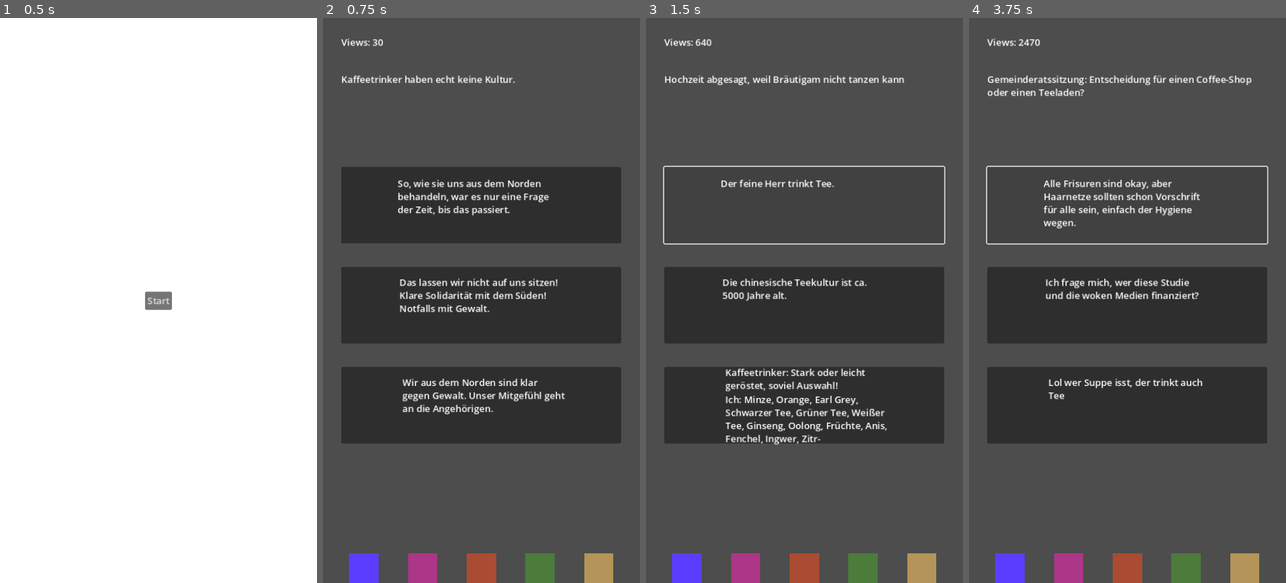
Above: before the commit, frames 1-4 (left to right).
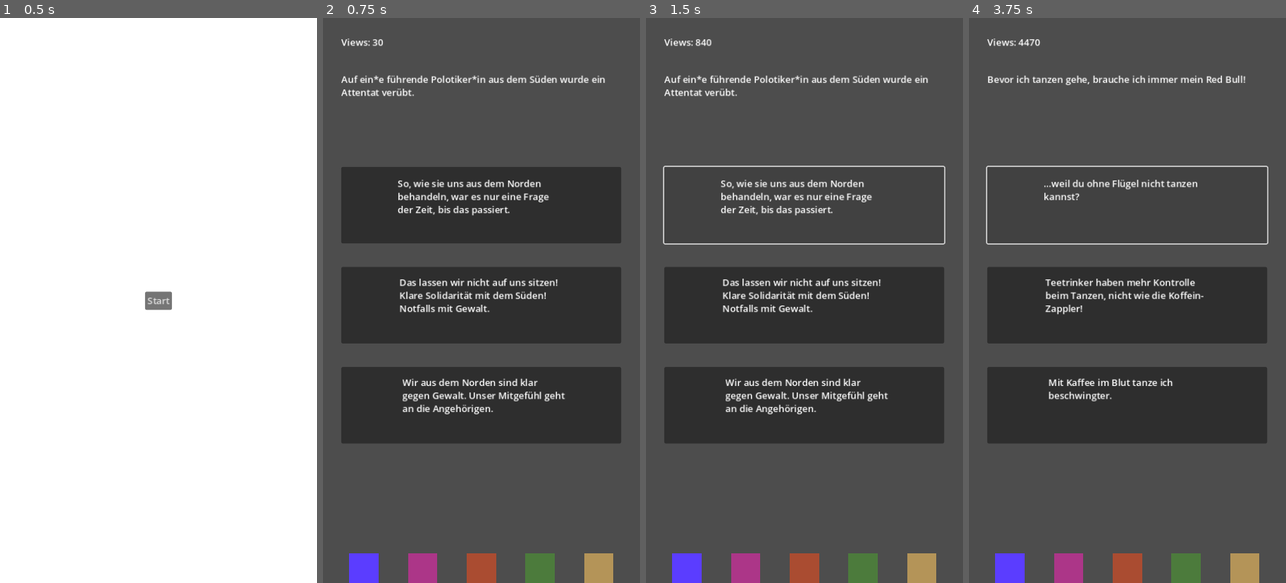
Above: after the commit, the same moments.

Repository: cylowen/EngagementFarming
Game: Godot game, scene res://scenes/start_screen/start_screen.tscn
Same seed, same stepped clock (60 frames per second), same inputs: the game is played once before the commit and once after it.
Inputs:
- Up to frame 1 (0.5 s): no input
- Up to frame 2 (0.75 s): click "Start" at 0.5 s
- Up to frame 3 (1.5 s): click "So, wie sie uns aus dem Norde…" at 1.25 s
- Up to frame 4 (3.75 s): click "Der feine Herr trinkt Tee." (after the commit: "So, wie sie uns aus dem Norde…") at 2 s; click "Ohne Rhythmus keine Hochzeits…" (after the commit: "Tanzen ist der Ausdruck eines…") at 2.75 s; click "Quelle?" (after the commit: "Ohne Rhythmus keine Hochzeits…") at 3.5 s

Frame 1 is identical in both runs. In frame 2, 0.8% of the frame differs, in the area x 5-89%, y 10-14%; in frame 3, 5.2%, in the area x 5-89%, y 3-76%; in frame 4, 3.5%.

Commit message:
fixing bugs

Diff:
--- a/scenes/finish_screen/finish_screen.tscn
+++ b/scenes/finish_screen/finish_screen.tscn
@@ -34,7 +34,7 @@
 grow_horizontal = 2
 grow_vertical = 2
 theme_override_colors/default_color = Color(0, 0, 0, 1)
-text = "You finished the game!
+text = "Du hast das Spiel beendet.
 
 You gained a little / a lot / a medium amount of popularity and engageged in a ltttle / a lot / a medium amount of hate.
 
--- a/scenes/game/game.gd
+++ b/scenes/game/game.gd
@@ -2,6 +2,7 @@
 
 const POSTS_FILE_PATH = "res://assets/posts.json"
 const NEWS_FILE_PATH = "res://assets/news.json"
+const MAX_NUMBER_OF_NEWS = 10
 
 const ENGAGEMENT_NUMBER = 5
 const MIN_ENGAGEMENT_THRESHOLD = 20
@@ -23,22 +24,19 @@
 @onready var view_number_label: Label = $VBoxContainer/HBoxContainer2/ViewNumberLabel
 
 
-#group strength
-var group1_south_strength = 20
-var group2_longhair_strength = 20
-var group3_majority_strength = 80
-var group4_tea_strength = 20
-var group5_notdancing_strength = 20
-
-var profile_engagement = 30
-
 var number_of_news
 var current_news_id = 1
 
+var news_array = []
+
+var rng
+var news_counter = 0
 
 func _ready():
 	read_social_media_json()
-	view_number_label.text = str(profile_engagement)
+	rng = RandomNumberGenerator.new()
+	rng.randomize()
+	view_number_label.text = str(GameState.profile_engagement)
 
 
 func read_social_media_json() -> void:
@@ -64,6 +62,8 @@
 		news_json_result = JSON.parse_string(json_content)
 		number_of_news = news_json_result.size()
 		print(number_of_news)
+		for i in range(number_of_news):
+			news_array.append(i+1)
 		#print("news")
 		#print(news_json_result[3])
 		set_news_text()
@@ -105,7 +105,7 @@
 	#print("Post " + str(posts_json_result[0]["post"]))
 
 func set_news_text() -> void:
-	news_label.text = news_json_result[current_news_id]["newstext"]
+	news_label.text = news_json_result[current_news_id-1]["newstext"]
 
 func _on_button_pressed() -> void:
 	evaluate_post(0)
@@ -127,8 +127,13 @@
 	next_news()
 
 func next_news() -> void:
-	current_news_id += 1
-	if current_news_id < number_of_news:
+	#current_news_id += 1
+	news_counter += 1
+	var random_int = rng.randi_range(0, news_array.size()-1)
+	current_news_id = news_array[random_int]
+	news_array.remove_at(random_int)
+
+	if news_counter < MAX_NUMBER_OF_NEWS:
 		set_button_texts()
 		set_news_text()
 	else:
@@ -136,12 +141,7 @@
 
 func finish_game() -> void:
 	print("game finished")
-	#GameState.group1_south_strength = group1_south_strength
-	#GameState.group2_longhair_strength = group2_longhair_strength
-	#GameState.group3_majority_strength = group3_majority_strength
-	#GameState.group4_tea_strength = group4_tea_strength
-	#GameState.group5_notdancing_strength = group5_notdancing_strength
-	#GameState.profile_engagement = profile_engagement
+
 	get_tree().change_scene_to_file("res://scenes/finish_screen/finish_screen.tscn")
 
 func evaluate_group_strengths(number_of_post) -> void:
@@ -167,15 +167,15 @@
 	if posts_json_result[number_of_post]["engagement"]:
 		engagement_change += posts_json_result[number_of_post]["engagement"]
 	if posts_json_result[number_of_post]["group1_south"]:
-		engagement_change += posts_json_result[number_of_post]["group1_south"] * group1_south_strength
+		engagement_change += posts_json_result[number_of_post]["group1_south"] * GameState.group1_south_strength
 	if posts_json_result[number_of_post]["group2_longhair"]:
-		engagement_change += posts_json_result[number_of_post]["group2_longhair"] * group2_longhair_strength
+		engagement_change += posts_json_result[number_of_post]["group2_longhair"] * GameState.group2_longhair_strength
 	if posts_json_result[number_of_post]["group3_majority"]:
-		engagement_change += posts_json_result[number_of_post]["group3_majority"] * group3_majority_strength
+		engagement_change += posts_json_result[number_of_post]["group3_majority"] * GameState.group3_majority_strength
 	if posts_json_result[number_of_post]["group4_tea"]:
-		engagement_change += posts_json_result[number_of_post]["group4_tea"] * group4_tea_strength
+		engagement_change += posts_json_result[number_of_post]["group4_tea"] * GameState.group4_tea_strength
 	if posts_json_result[number_of_post]["group5_notdancing"]:
-		engagement_change += posts_json_result[number_of_post]["group5_notdancing"] * group5_notdancing_strength
+		engagement_change += posts_json_result[number_of_post]["group5_notdancing"] * GameState.group5_notdancing_strength
 	if engagement_change < MIN_ENGAGEMENT_THRESHOLD:
 		engagement_change = MIN_ENGAGEMENT_THRESHOLD
 	GameState.profile_engagement += engagement_change
--- a/singletons/game_state.gd
+++ b/singletons/game_state.gd
@@ -24,3 +24,7 @@
 	group4_tea_strength = TEA_STRENGTH_START
 	group5_notdancing_strength =NOTDANCING_START
 	profile_engagement = PROFILE_ENGAGEMENT_START
+
+func reset_game_state() -> void:
+	#TODO
+	pass
